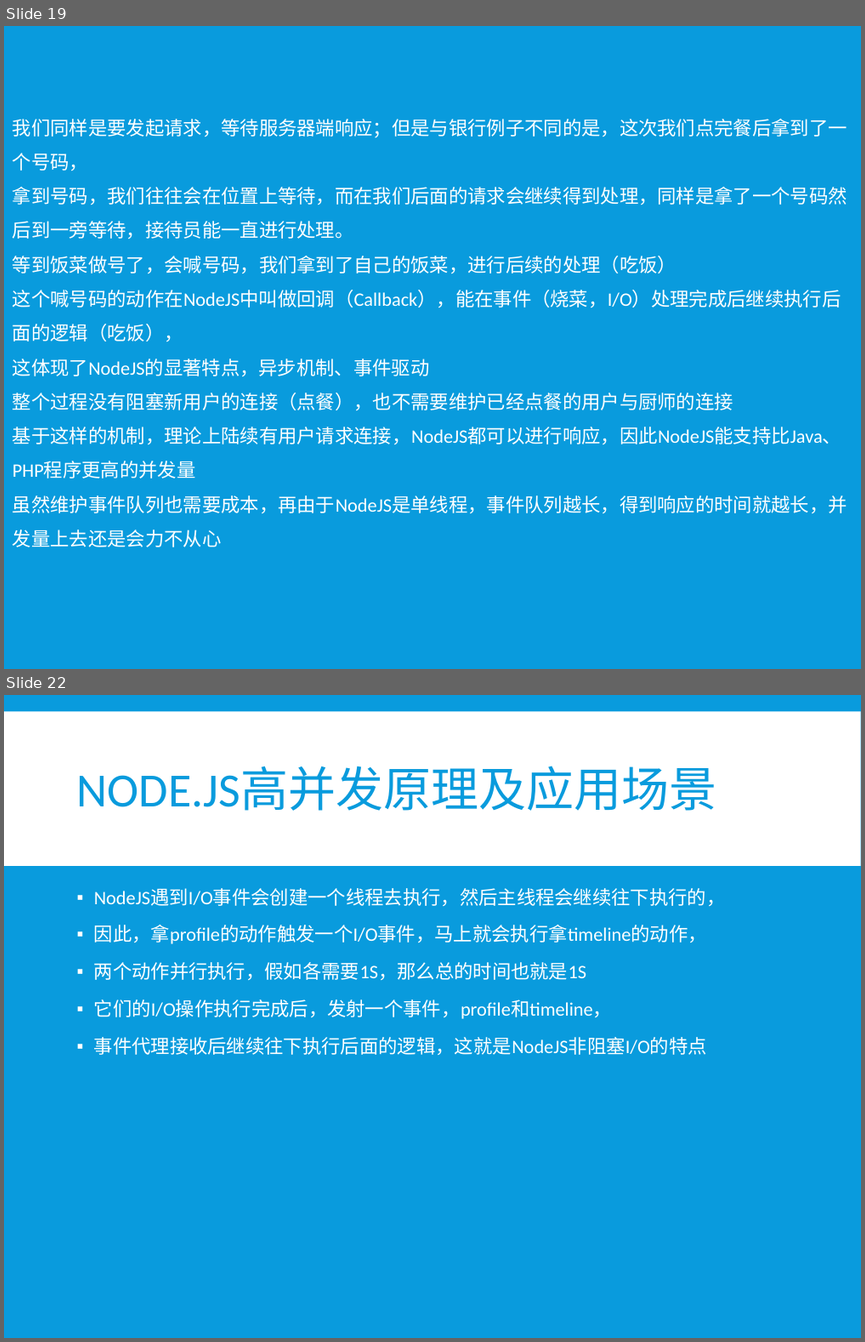
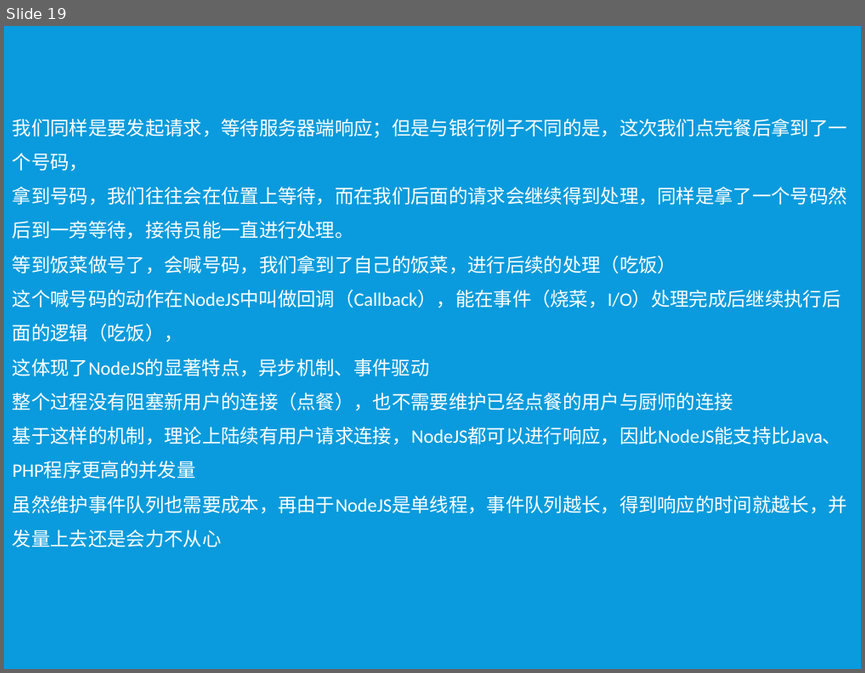
Before and after one commit to xiayu1986/webLearn, a slide deck: mix/技术分享/NODE技术分享.pptx. Shown one above the other, each under a label of ours: slides 19 and 22 before the commit, slide 19 after it; the slides between them are not shown. The pictures are 865x1342 and 865x673 pixels, drawn with LibreOffice and Linux fonts; fonts in the diff are those of the drawing. Boxes give left, top, right and bottom in pixels: in the first picture for what was removed or moved away, otherwise in the second. Text is boxed around its words. In the diff, an @@ line names an element or a change of style, - is before the commit and + after.

```diff
--- a/mix/技术分享/NODE技术分享.pptx
+++ b/mix/技术分享/NODE技术分享.pptx
@@ slide 22 removed at (x1=4, y1=695, x2=861, y2=1338), background #099BDD @@
@@ rectangle removed at (x1=4, y1=711, x2=861, y2=866) @@
@@ title removed at (x1=77, y1=766, x2=717, y2=811) @@
-NODE.JS高并发原理及应用场景
@@ text removed at (x1=94, y1=888, x2=726, y2=1055) @@
-▪ NodeJS遇到I/O事件会创建一个线程去执行，然后主线程会继续往下执行的，
-▪ 因此，拿profile的动作触发一个I/O事件，马上就会执行拿timeline的动作，
-▪ 两个动作并行执行，假如各需要1S，那么总的时间也就是1S
-▪ 它们的I/O操作执行完成后，发射一个事件，profile和timeline，
-▪ 事件代理接收后继续往下执行后面的逻辑，这就是NodeJS非阻塞I/O的特点
```
Also in this commit, not shown: 2 slides changed, 3 slides added, 1 other slide removed, 9 other files.
